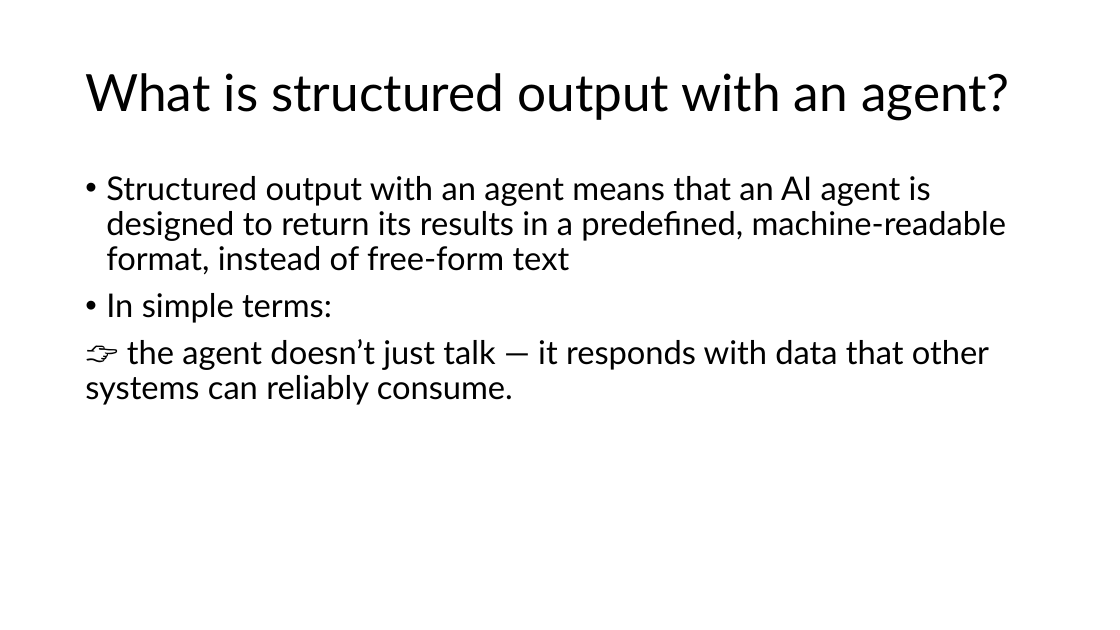
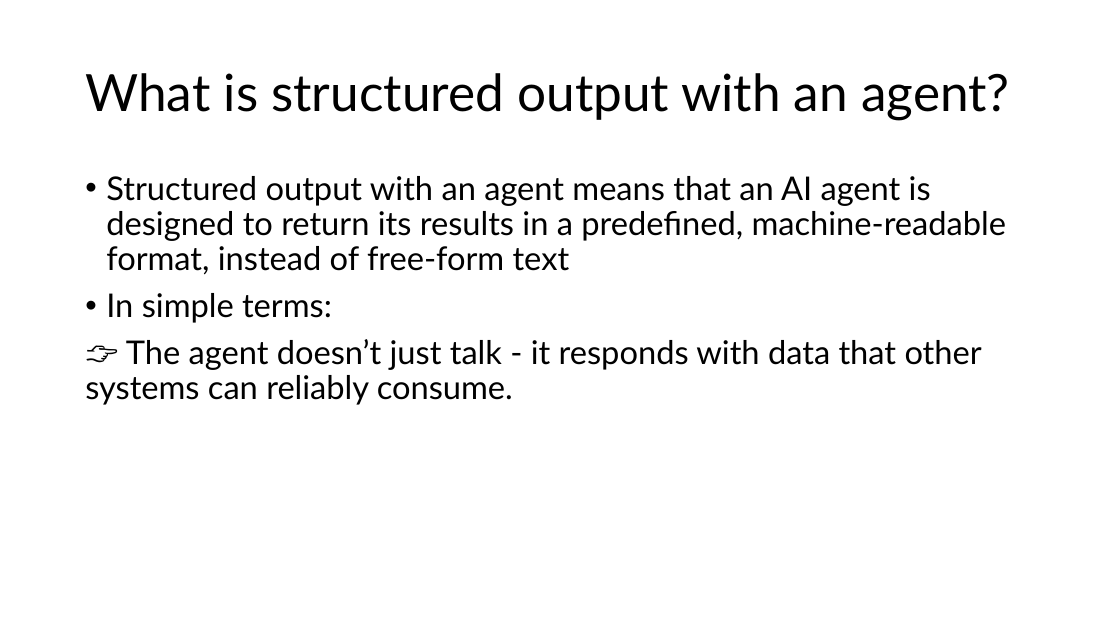
Before and after one commit to mehrthur-teste/NetBCConfJan21, a slide deck: slide 11 of docs/revised.pptx. Drawn at 1120x630 pixels with LibreOffice and Linux fonts; fonts in the diff are those of the drawing. Boxes give left, top, right and bottom in pixels: in the first picture for what was removed or moved away, otherwise in the second. Text is boxed around its words. In the diff, an @@ line names an element or a change of style, - is before the commit and + after.

```diff
--- a/docs/revised.pptx
+++ b/docs/revised.pptx
@@ text at (x1=85, y1=339, x2=982, y2=405): text changed @@
-👉 the agent doesn’t just talk — it responds with data that other systems can reliably consume.
+👉 The agent doesn’t just talk - it responds with data that other systems can reliably consume.
```
Also in this commit, not shown: 1 other slide changed, 1 slide added, 1 slide removed.
